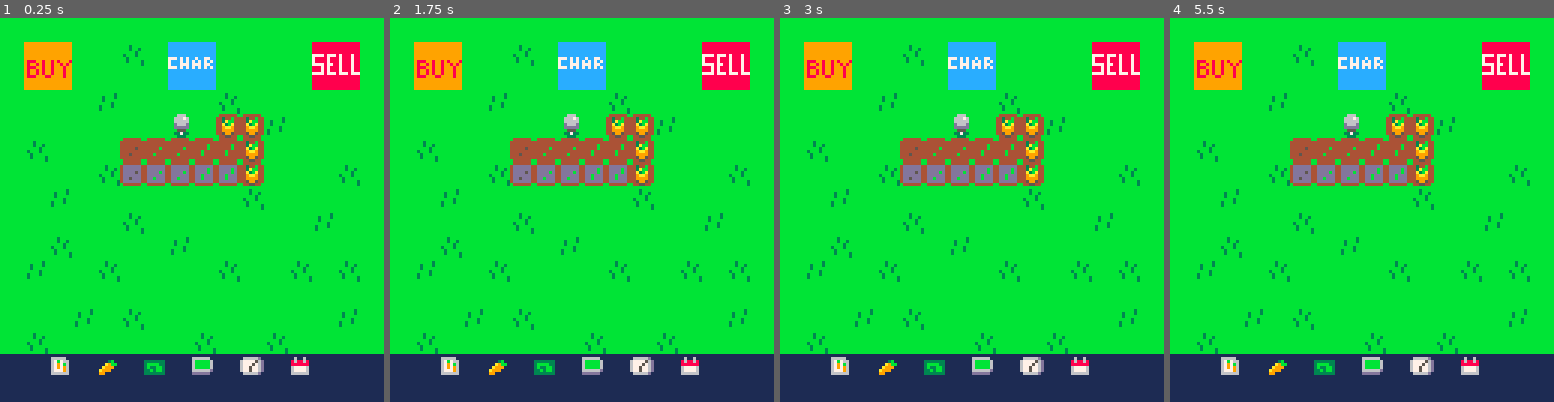
Above: before the commit, frames 1-4 (left to right).
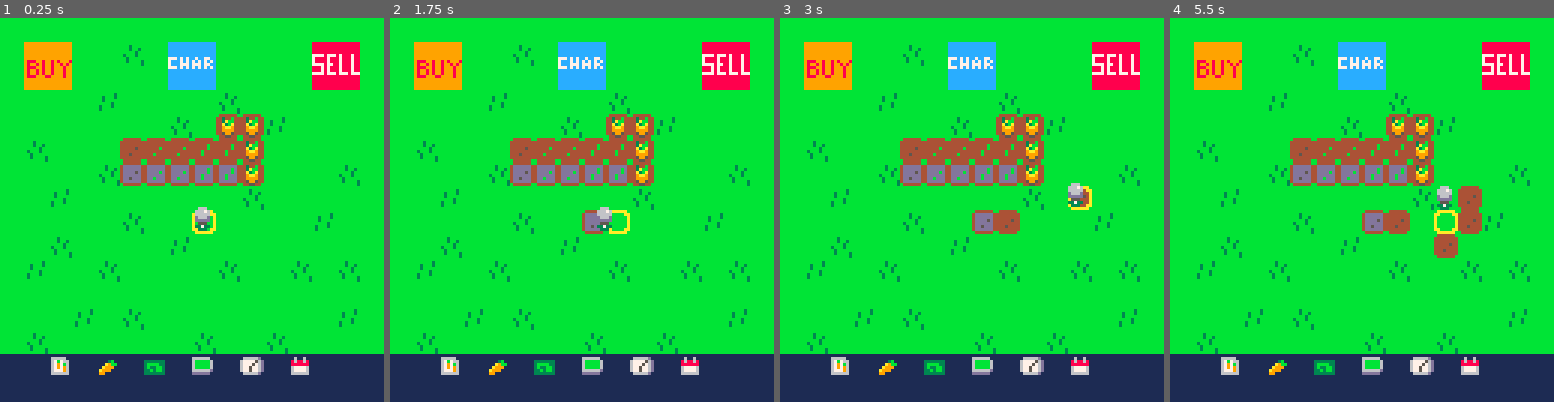
Above: after the commit, the same moments.

Repository: TheCodeDiver/gamedev
Game: PICO-8 cartridge carts/spacecat/farmtut.p8
The game is run twice, just before and just after one commit, with the same random seed, the same clock (stepped at 60 frames per second) and the same inputs.
Inputs:
- Up to frame 1 (0.25 s): no input
- Up to frame 2 (1.75 s): tap X (X key) at 0.33, 1.07 s; tap O (Z key) at 0.7, 1.7 s; hold Right from 1.6 s (still down)
- Up to frame 3 (3 s): tap X (X key) at 1.85, 2.97 s; release Right at 2.1 s; tap O (Z key) at 2.1, 2.5, 2.9 s; hold Up 2.15-2.42 s; hold Right from 2.47 s (still down)
- Up to frame 4 (5.5 s): release Right at 3.03 s; hold Left 3.08-3.58 s; tap O (Z key) every 0.4 s from 3.3 to 5.3 s; hold Down 3.63-3.97 s; hold Right 4.02-4.68 s; tap X (X key) at 4.08, 5.2 s; hold Up 4.73-5.03 s; hold Left from 5.08 s (still down)

The runs differ from the first frame. In frame 1, 0.6% of the frame differs, in the area x 44-57%, y 25-57%; in frame 2, 0.8%; in frame 3, 1.3%; in frame 4, 2.4%, in the area x 44-82%, y 25-63%.

Commit message:
Episode 1-4 complete

Diff:
--- a/carts/spacecat/farmtut.p8
+++ b/carts/spacecat/farmtut.p8
@@ -2,32 +2,88 @@
 version 43
 __lua__
 function _init()
+	iplr()
 end
 
 function _update()
+	uplr()
+	uactions()
 end
 
 function _draw()
 	map()
+	dplr()
 end
 
+-->8
+--player movement--
+
+function iplr()
+	plr={
+		x=63,
+		y=63
+	}
+end
+
+
+function uplr()
+
+	if btn(➡️) then
+		plr.x+=1
+	elseif btn(⬅️) then
+		plr.x-=1
+	end --if⬅️➡️
+
+	if btn(⬆️) then
+		plr.y-=1
+	elseif btn(⬇️) then
+		plr.y+=1
+	end --if⬆️⬇️
+
+
+	tile={
+		x=flr((plr.x+6)/8),
+		y=flr((plr.y+8)/8)
+	}
+end --uplr
+
+function dplr()
+	spr(4,tile.x*8,tile.y*8)
+	spr(10,plr.x,plr.y)
+end
+
+-->8
+--action btn ❎--
+
+function uactions()
+	if btnp(❎) then
+		local sp=mget(tile.x,tile.y)
+
+		if fget(sp,0) then
+			mset(tile.x,tile.y,33)
+		elseif fget(sp,1) then
+			mset(tile.x,tile.y,sp+16)
+		end
+
+	end
+end
 __gfx__
-00000000bbbbbbbbbbbbbbbbbbbbbbbb000000000000000000000000000000000000000000000000666666660000000099999999999999998888888888888888
-00000000bbbbbbbbbbbbbb3bbbb3bbbb000000000000000000000000000000000000000000000000666666660000000099999999999999998888888888888888
-00700700bbbbbbbbbb3bbb3bbbb3bb3b000000000000000000000000000000000000000000000000666666660000000099999999999999998888888888888888
-00077000bbbbbbbbbb3bbbbbbbbbb3bb000000000000000000000000000000000000000000000000666666660000000099999999999999998888888888888888
-00077000bbbbbbbbbbbbb3bbb3bbb3bb000000000000000000000000000000000000000000000000666666660000000099999999999999997777877787888788
-00700700bbbbbbbbb3bbb3bbbb3bbbbb000000000000000000000000000000000000000000000000666666660000000099999999999999997888878887888788
-00000000bbbbbbbbb3bbbbbbbb3bbbb3000000000000000000000000000000000000000000000000666666660000000098889989989899987888878887888788
-00000000bbbbbbbbbbbbbbbbbbbbbbb3000000000000000000000000000000000000000000000000666666660000000098998989989989897777877887888788
-00000000000000000000000000000000000000000000000000000000000000000000000000000000bbb666bb1111111198889989989998998887878887888788
-00000000000000000000000000000000000000000000000000000000000000000000000000000000bb66676b1111111198998989989998998887878887888788
-00000000000000000000000000000000000000000000000000000000000000000000000000000000bb66666b1111111198998989989998997777877787778777
-00000000000000000000000000000000000000000000000000000000000000000000000000000000bbd666db1111111198889998899998998888888888888888
-00000000000000000000000000000000000000000000000000000000000000000000000000000000bbdddddb1111111199999999999999998888888888888888
-00000000000000000000000000000000000000000000000000000000000000000000000000000000bbb555bb1111111199999999999999998888888888888888
-00000000000000000000000000000000000000000000000000000000000000000000000000000000bb33733b1111111199999999999999998888888888888888
-00000000000000000000000000000000000000000000000000000000000000000000000000000000bbb333bb1111111199999999999999998888888888888888
+00000000bbbbbbbbbbbbbbbbbbbbbbbb0aaaaaa00000000000000000000000000000000000000000000666000000000099999999999999998888888888888888
+00000000bbbbbbbbbbbbbb3bbbb3bbbbaa0000aa0000000000000000000000000000000000000000006667600000000099999999999999998888888888888888
+00700700bbbbbbbbbb3bbb3bbbb3bb3ba000000a0000000000000000000000000000000000000000006666600000000099999999999999998888888888888888
+00077000bbbbbbbbbb3bbbbbbbbbb3bba000000a000000000000000000000000000000000000000000d666d00000000099999999999999998888888888888888
+00077000bbbbbbbbbbbbb3bbb3bbb3bba000000a000000000000000000000000000000000000000000ddddd00000000099999999999999997777877787888788
+00700700bbbbbbbbb3bbb3bbbb3bbbbba000000a0000000000000000000000000000000000000000000555000000000099999999999999997888878887888788
+00000000bbbbbbbbb3bbbbbbbb3bbbb3aa0000aa0000000000000000000000000000000000000000003373300000000098889989989899987888878887888788
+00000000bbbbbbbbbbbbbbbbbbbbbbb30aaaaaa00000000000000000000000000000000000000000000333000000000098998989989989897777877887888788
+00000000000000000000000000000000000000000000000000000000000000000000000000000000000000001111111198889989989998998887878887888788
+00000000000000000000000000000000000000000000000000000000000000000000000000000000000000001111111198998989989998998887878887888788
+00000000000000000000000000000000000000000000000000000000000000000000000000000000000000001111111198998989989998997777877787778777
+00000000000000000000000000000000000000000000000000000000000000000000000000000000000000001111111198889998899998998888888888888888
+00000000000000000000000000000000000000000000000000000000000000000000000000000000000000001111111199999999999999998888888888888888
+00000000000000000000000000000000000000000000000000000000000000000000000000000000000000001111111199999999999999998888888888888888
+00000000000000000000000000000000000000000000000000000000000000000000000000000000000000001111111199999999999999998888888888888888
+00000000000000000000000000000000000000000000000000000000000000000000000000000000000000001111111199999999999999998888888888888888
 00000000b444444bb444444bb444444bb444444b00000000111111111111111111111111111111111111111111111111cccccccccccccccc0000000000000000
 0000000044444444444444444444444444344b440000000016666611111111111111111166666611166666d111611611cccccccccccccccc0000000000000000
 00000000444444444444444444444b44443abb4400000000167b766111113b11333333316bbbbb616777756d18688681cccccccccccccccc0000000000000000
@@ -44,12 +100,15 @@
 000000004dd5ddd44ddbddd44ddbddd40000000000000000000000000000000000000000000000000000000000000000cccccccccccccccc0000000000000000
 000000004dddddd44dddddd44dddddd40000000000000000000000000000000000000000000000000000000000000000cccccccccccccccc0000000000000000
 00000000b444444bb444444bb444444b0000000000000000000000000000000000000000000000000000000000000000cccccccccccccccc0000000000000000
+__gff__
+0001010100000000000000000000000000000000000000000000000000000000000202020000000000000000000000000000000000000000000000000000000000000000000000000000000000000000000000000000000000000000000000000000000000000000000000000000000000000000000000000000000000000000
+0000000000000000000000000000000000000000000000000000000000000000000000000000000000000000000000000000000000000000000000000000000000000000000000000000000000000000000000000000000000000000000000000000000000000000000000000000000000000000000000000000000000000000
 __map__
 0101010101010101010101010101010101010101010101010101010101010101010101010101010101010101010101010101010100000000000000000000000000000000000000000000000000000000000000000000000000000000000000000000000000000000000000000000000000000000000000000000000000000000
 010c0d010103012c2d010101010e0f0101010101010101010101010101010101010101010101010101010101010101010101010100000000000000000000000000000000000000000000000000000000000000000000000000000000000000000000000000000000000000000000000000000000000000000000000000000000
 011c1d010101013c3d010101011e1f0101010101010101010101010101010101010101010101010101010101010101010101010100000000000000000000000000000000000000000000000000000000000000000000000000000000000000000000000000000000000000000000000000000000000000000000000000000000
 0101010102010101010301010101010101010101010101010101010101010101010101010101010101010101010101010101010100000000000000000000000000000000000000000000000000000000000000000000000000000000000000000000000000000000000000000000000000000000000000000000000000000000
-010101010101011a012424020101010101010101010101010101010101010101010101010101010101010101010101010101010100000000000000000000000000000000000000000000000000000000000000000000000000000000000000000000000000000000000000000000000000000000000000000000000000000000
+0101010101010103012424020101010101010101010101010101010101010101010101010101010101010101010101010101010100000000000000000000000000000000000000000000000000000000000000000000000000000000000000000000000000000000000000000000000000000000000000000000000000000000
 0103010101212222232324010101010101010101010101010101010101010101010101010101010101010101010101010101010100000000000000000000000000000000000000000000000000000000000000000000000000000000000000000000000000000000000000000000000000000000000000000000000000000000
 0101010103313232333324010101030101010101010101010101010101010101010101010101010101010101010101010101010100000000000000000000000000000000000000000000000000000000000000000000000000000000000000000000000000000000000000000000000000000000000000000000000000000000
 0101020101010101010103010101010101010101010101010101010101010101010101010101010101010101010101010101010100000000000000000000000000000000000000000000000000000000000000000000000000000000000000000000000000000000000000000000000000000000000000000000000000000000
